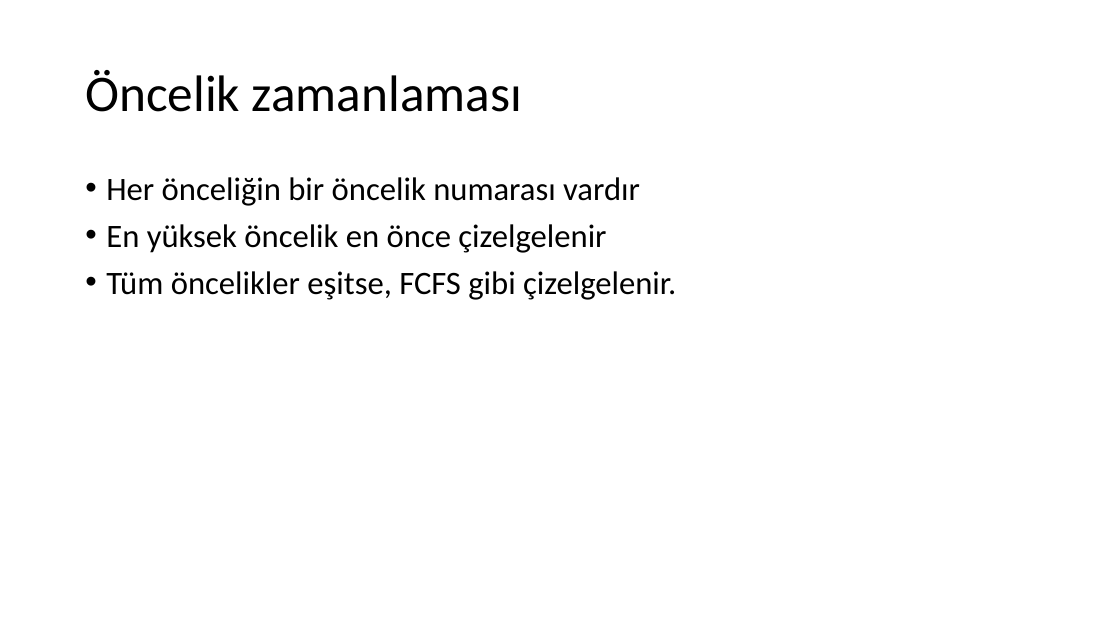
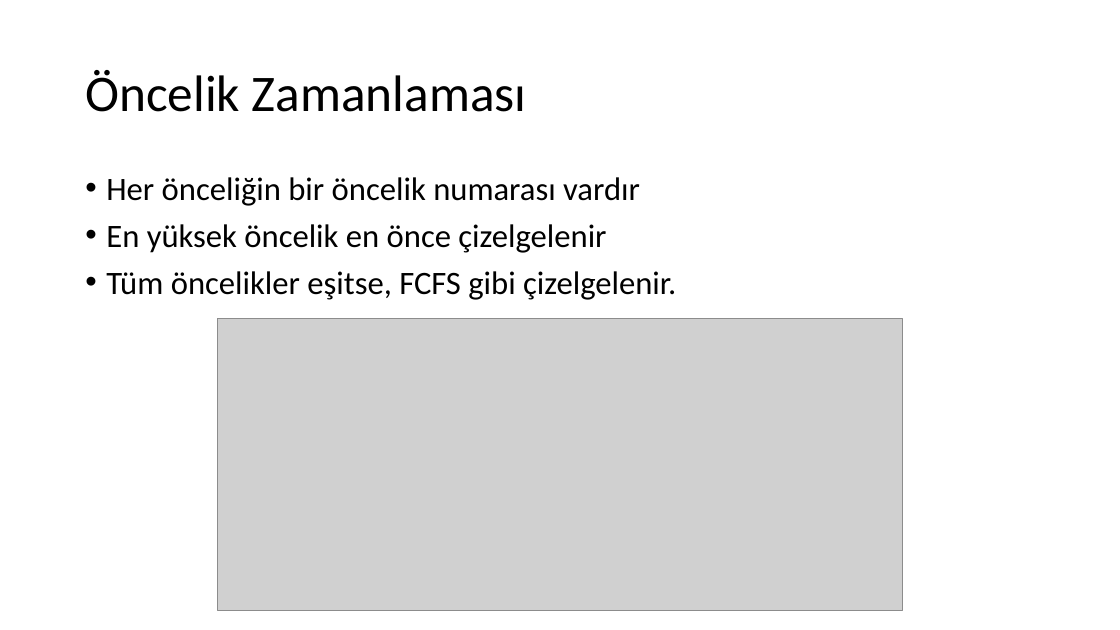
Before and after one commit to sercankulcu/sercankulcu.github.io, a slide deck: slide 99 of files/os/2_Bolum_2_Surecler.pptx (slide 77 before the commit). Drawn at 1120x630 pixels with LibreOffice and Linux fonts; fonts in the diff are those of the drawing; grey boxes stand for pictures. Boxes give left, top, right and bottom in pixels: in the first picture for what was removed or moved away, otherwise in the second. Text is boxed around its words. In the diff, an @@ line names an element or a change of style, - is before the commit and + after.

```diff
--- a/files/os/2_Bolum_2_Surecler.pptx
+++ b/files/os/2_Bolum_2_Surecler.pptx
@@ title at bbox=[85, 70, 527, 112]: text changed @@
-Öncelik zamanlaması
+Öncelik Zamanlaması
@@ picture added at bbox=[218, 319, 902, 611] @@
```
Also in this commit, not shown: 5 other slides changed, 25 slides added, 14 slides removed, 1 other file.
